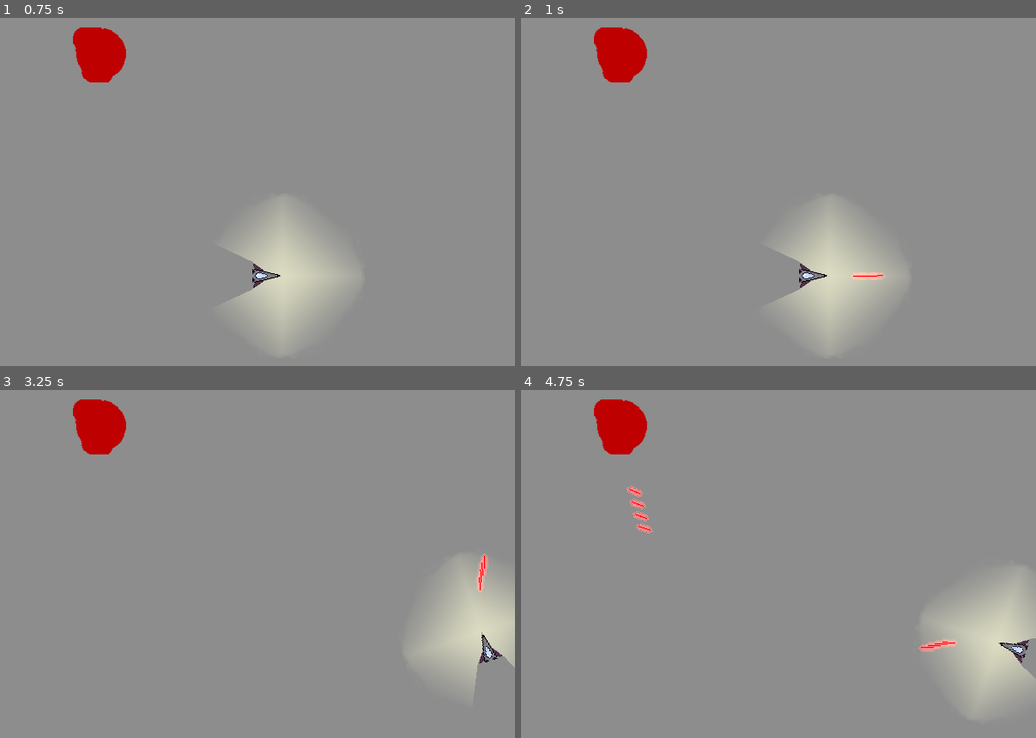
Above: before the commit, frames 1-4 (two rows, left to right).
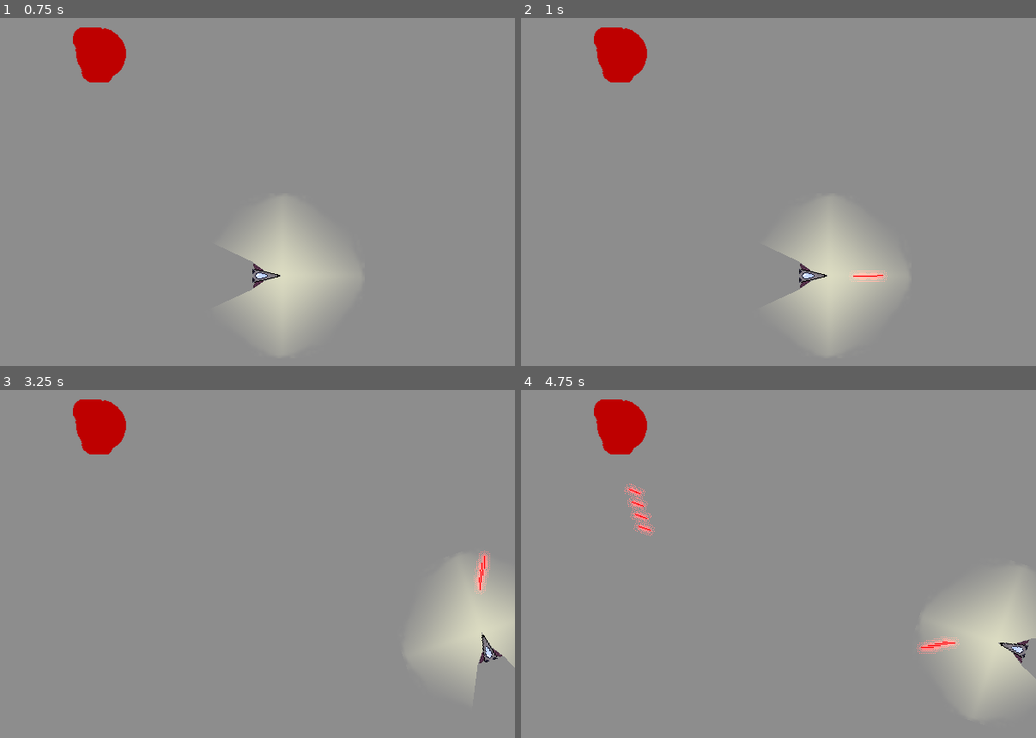
Above: after the commit, the same moments.

Repository: DevelopedAphid/Space-Exploration
Game: Godot game, scene res://Main.tscn
Same seed, same stepped clock (60 frames per second), same inputs: the game is played once before the commit and once after it.
Inputs:
- Up to frame 1 (0.75 s): tap Enter at 0.5 s; hold Up (ui_up) from 0.53 s (still down)
- Up to frame 2 (1 s): keep holding Up (ui_up); tap Space (ui_select) at 0.77 s
- Up to frame 3 (3.25 s): tap Space (ui_select) at 1.52, 3.02 s; release Up (ui_up) at 2.03 s; hold Left (ui_left) from 2.03 s (still down)
- Up to frame 4 (4.75 s): tap Space (ui_select) at 3.77, 4.52 s; release Left (ui_left) at 4.28 s; hold Right (ui_right) from 4.28 s (still down)

Frame 1 is identical in both runs. In frame 2, less than 0.1% of the frame differs, in the area x 63-72%, y 72-76%; in frame 3, less than 0.1%; in frame 4, less than 0.1%, in the area x 20-86%, y 26-76%.

Commit message:
Laser collisions
- De-instances lasers when they aren't visible so that there isn't a memory leak!
- Improved laser light
- Lasers are destroyed on colliding with light blocker

Diff:
--- a/Laser.gd
+++ b/Laser.gd
@@ -5,9 +5,20 @@
 var laser_velocity
 
 func _ready():
+	add_to_group("Lasers")
 	self.transform = get_parent().get_node("Player").transform
 	laser_direction = rotation - PI/2
 	laser_velocity = Vector2(laser_speed, 0).rotated(laser_direction)
 
+	#to do: start position is not centre of the ship
+	#to do: laser cooldown timer so you can only shoot x per second
+
 func _process(delta):
 	global_position += laser_velocity * delta
+
+func _on_VisibilityNotifier2D_screen_exited():
+	queue_free()
+
+func _on_Laser_area_entered(area):
+	if area.name != "Player" and !area.is_in_group("Lasers"):
+		queue_free()
--- a/Laser.tscn
+++ b/Laser.tscn
@@ -5,7 +5,7 @@
 [ext_resource path="res://art/laser_light.png" type="Texture" id=3]
 
 [sub_resource type="RectangleShape2D" id=1]
-extents = Vector2( 1.52563, 7.52262 )
+extents = Vector2( 3.38946, 11.4541 )
 
 [node name="Laser" type="Area2D"]
 script = ExtResource( 2 )
@@ -19,3 +19,9 @@
 [node name="Light2D" type="Light2D" parent="."]
 texture = ExtResource( 3 )
 color = Color( 1, 0.00392157, 0.00392157, 1 )
+
+[node name="VisibilityNotifier2D" type="VisibilityNotifier2D" parent="."]
+position = Vector2( 0.24729, -0.0525553 )
+scale = Vector2( 0.698882, 1.27855 )
+[connection signal="area_entered" from="." to="." method="_on_Laser_area_entered"]
+[connection signal="screen_exited" from="VisibilityNotifier2D" to="." method="_on_VisibilityNotifier2D_screen_exited"]
Binary file changed: art/laser_light.png
